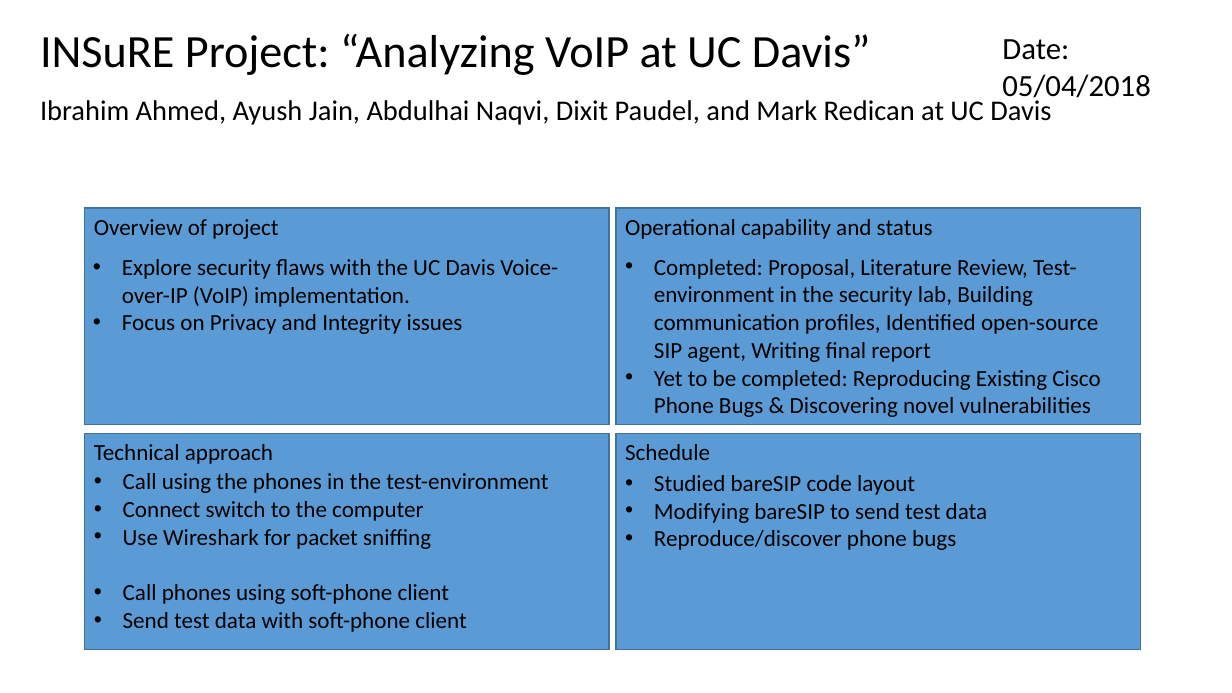
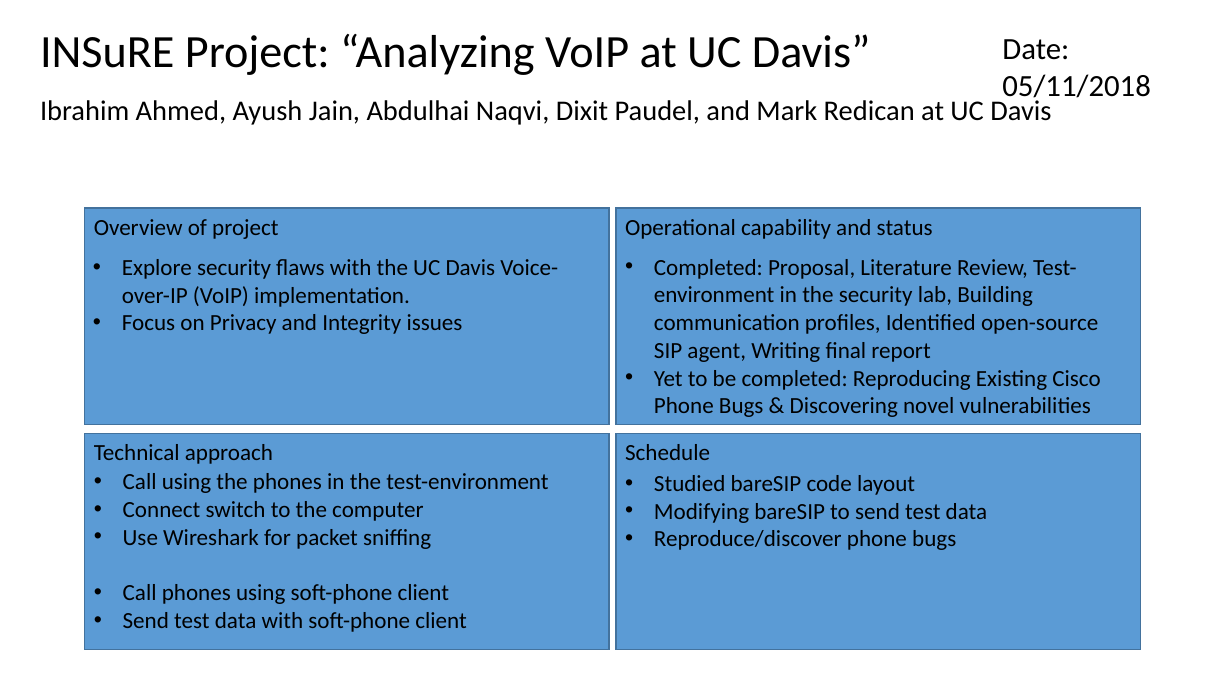
Before and after one commit to meongithub/ecs289M, a slide deck: slide 1 of weekly_dashboard/dashboard-05-11.pptx. Drawn at 1232x693 pixels with LibreOffice and Linux fonts; fonts in the diff are those of the drawing. Boxes give left, top, right and bottom in pixels: in the first picture for what was removed or moved away, otherwise in the second. Text is boxed around its words. In the diff, an @@ line names an element or a change of style, - is before the commit and + after.

```diff
--- a/weekly_dashboard/dashboard-05-11.pptx
+++ b/weekly_dashboard/dashboard-05-11.pptx
@@ text at (x1=1002, y1=39, x2=1151, y2=104): text changed @@
-Date: 05/04/2018
+Date: 05/11/2018
```
Also in this commit, not shown: 1 other slide changed, 4 other files.
